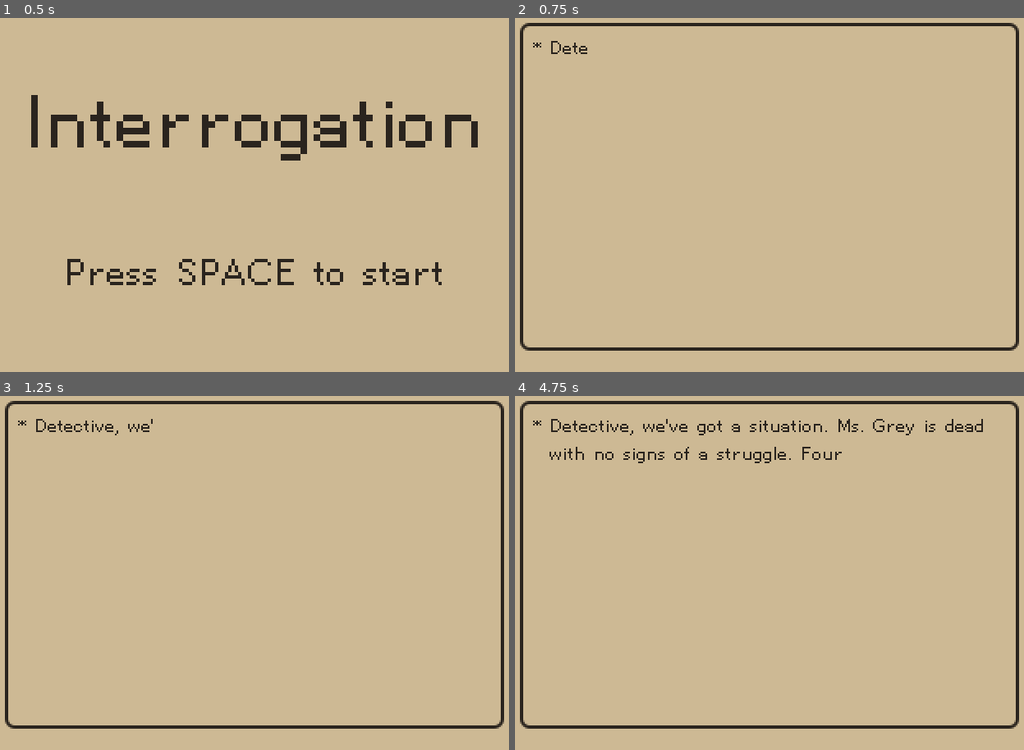
Above: before the commit, frames 1-4 (two rows, left to right).
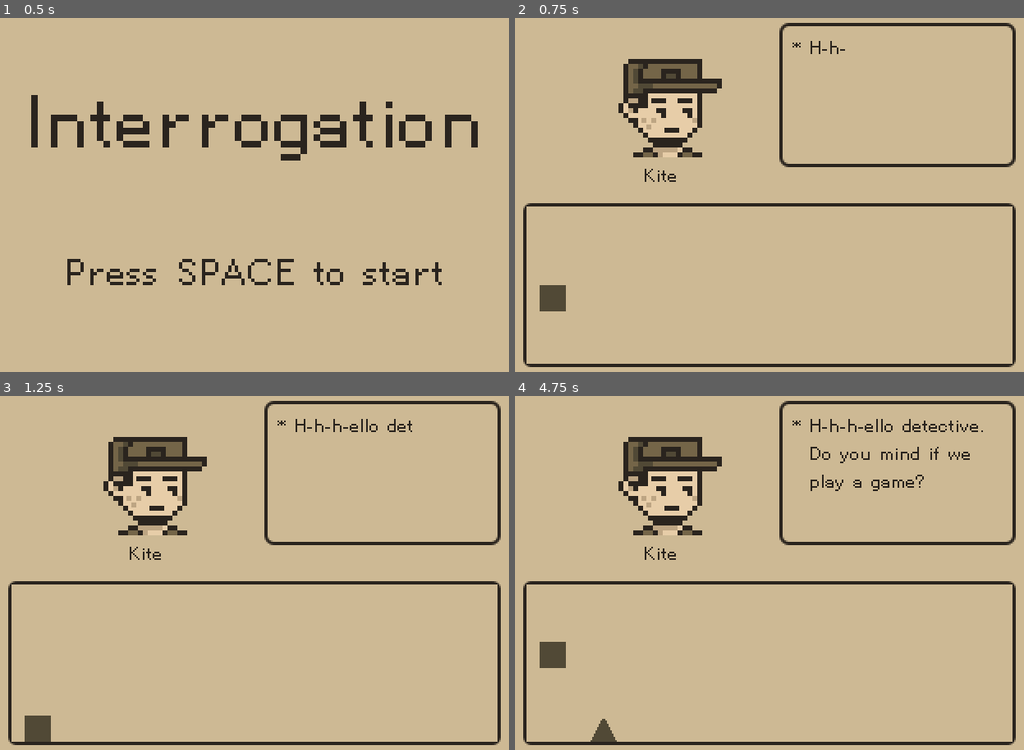
Above: after the commit, the same moments.

Repository: hkattt/game-off-2024
Game: Godot game, scene res://scenes/start_menu.tscn
Same seed, same stepped clock (60 frames per second), same inputs: the game is played once before the commit and once after it. Sound files missing from this copy of the repository are replaced by a short silence.
Inputs:
- Up to frame 1 (0.5 s): no input
- Up to frame 2 (0.75 s): tap Space at 0.5 s; hold Right (ui_right) from 0.53 s (still down); tap Enter (ui_accept) at 0.6 s
- Up to frame 3 (1.25 s): keep holding Right (ui_right); tap Enter (ui_accept) at 0.77, 1.07 s
- Up to frame 4 (4.75 s): tap Enter (ui_accept) at 1.35, 1.52, 1.82, 2.1, 2.85, 3.02, 3.32, 3.6, 3.77, 4.07, 4.35, 4.52 s; release Right (ui_right) at 2.03 s; hold Left (ui_left) 2.03-2.78 s; hold Right (ui_right) 2.78-4.28 s; hold Left (ui_left) from 4.28 s (still down)

Frame 1 is identical in both runs. In frame 2, 10% of the frame differs, in the area x 0-100%, y 1-99%; in frame 3, 10%; in frame 4, 12%.

Commit message:
Child minigame tutorial text

Diff:
--- a/game-off-2024/scenes/minigames/child/child_minigame.tscn
+++ b/game-off-2024/scenes/minigames/child/child_minigame.tscn
@@ -1,7 +1,8 @@
-[gd_scene load_steps=4 format=3 uid="uid://c5dhq6hane33t"]
+[gd_scene load_steps=5 format=3 uid="uid://c5dhq6hane33t"]
 
 [ext_resource type="Script" path="res://scripts/minigames/child/child_minigame.gd" id="1_oa7m1"]
 [ext_resource type="PackedScene" uid="uid://dnx1woj07juxu" path="res://scenes/minigames/child/player.tscn" id="2_m6exf"]
+[ext_resource type="FontFile" uid="uid://dq4pyxfiswi2f" path="res://assets/font/HelvetiPixel.ttf" id="3_wx4q4"]
 
 [sub_resource type="SegmentShape2D" id="SegmentShape2D_r17oc"]
 b = Vector2(320, 0)
@@ -24,3 +25,13 @@
 position = Vector2(0, 96)
 shape = SubResource("SegmentShape2D_r17oc")
 debug_color = Color(0.868697, 0.217806, 0.689677, 0.42)
+
+[node name="TutorialText" type="Label" parent="."]
+texture_filter = 3
+offset_right = 296.0
+offset_bottom = 96.0
+theme_override_colors/font_color = Color(0.164706, 0.141176, 0.117647, 1)
+theme_override_fonts/font = ExtResource("3_wx4q4")
+text = "Use SPACE to jump over obstacles"
+horizontal_alignment = 1
+vertical_alignment = 1
--- a/game-off-2024/scripts/minigames/child/child_minigame.gd
+++ b/game-off-2024/scripts/minigames/child/child_minigame.gd
@@ -2,6 +2,8 @@
 
 # Player node
 @onready var player: Node2D = $Player
+# Tutorial text
+@onready var tutorial_text: Label = $TutorialText
 
 # Obstacle scene
 @onready var obstacle_scene: PackedScene = preload("res://scenes/minigames/child/rock.tscn")
@@ -17,14 +19,17 @@
 
 # Called when the node enters the scene tree for the first time.
 func _ready() -> void:
+	if level != Level.EASY:
+		tutorial_text.visible = false
 	set_spawn_rates()
 
 	spawn_timer = randf_range(spawn_time_min, spawn_time_max)
 
 # Called every frame. 'delta' is the elapsed time since the previous frame.
 func _process(delta: float) -> void:
-	spawn_timer -= delta
-	win_timer -= delta
+	if !tutorial_text.visible:
+		spawn_timer -= delta
+		win_timer -= delta
 
 	# If the spawn timer runs out, spawn an obstacle
 	if spawn_timer <= 0 && win_timer != INF:
--- a/game-off-2024/scripts/minigames/child/player.gd
+++ b/game-off-2024/scripts/minigames/child/player.gd
@@ -3,10 +3,10 @@
 const GRAVITY: int = 1000
 const JUMP_VELOCITY: int = -300
 
-@onready var jump_sound: AudioStreamPlayer2D
+@onready var tutorial_text: Label
 
 func _ready() -> void:
-	jump_sound = get_parent().get_node("JumpSound")
+	tutorial_text = get_parent().get_node("TutorialText")
 
 func _physics_process(delta: float) -> void:
 	# Add the gravity.
@@ -15,6 +15,7 @@
 
 	# Handle jump.
 	if Input.is_action_just_pressed("ui_accept") and is_on_floor():
+		tutorial_text.visible = false
 		velocity.y = JUMP_VELOCITY
 		SoundManager.play_sound(SoundManager.Sound.JUMP, 10.0)
 
--- a/game-off-2024/scripts/minigames/child/rock.gd
+++ b/game-off-2024/scripts/minigames/child/rock.gd
@@ -2,13 +2,11 @@
 
 
 var minigame: Node2D
-var death_sound: AudioStreamPlayer2D
 
 var speed: float = 200
 
 func _ready() -> void:
 	minigame = get_parent()
-	death_sound = minigame.get_node("DeathSound")
 
 # Called every frame. 'delta' is the elapsed time since the previous frame.
 func _process(delta: float) -> void:
--- a/game-off-2024/scripts/story.gd
+++ b/game-off-2024/scripts/story.gd
@@ -5,7 +5,7 @@
 const game_scene: PackedScene = preload("res://scenes/game.tscn")
 
 var story_text: String
-var read_timer: float = 30.0
+var read_timer: float = 0.0
 
 func _ready() -> void:
 	load_story("res://assets/story-introduction.txt")
